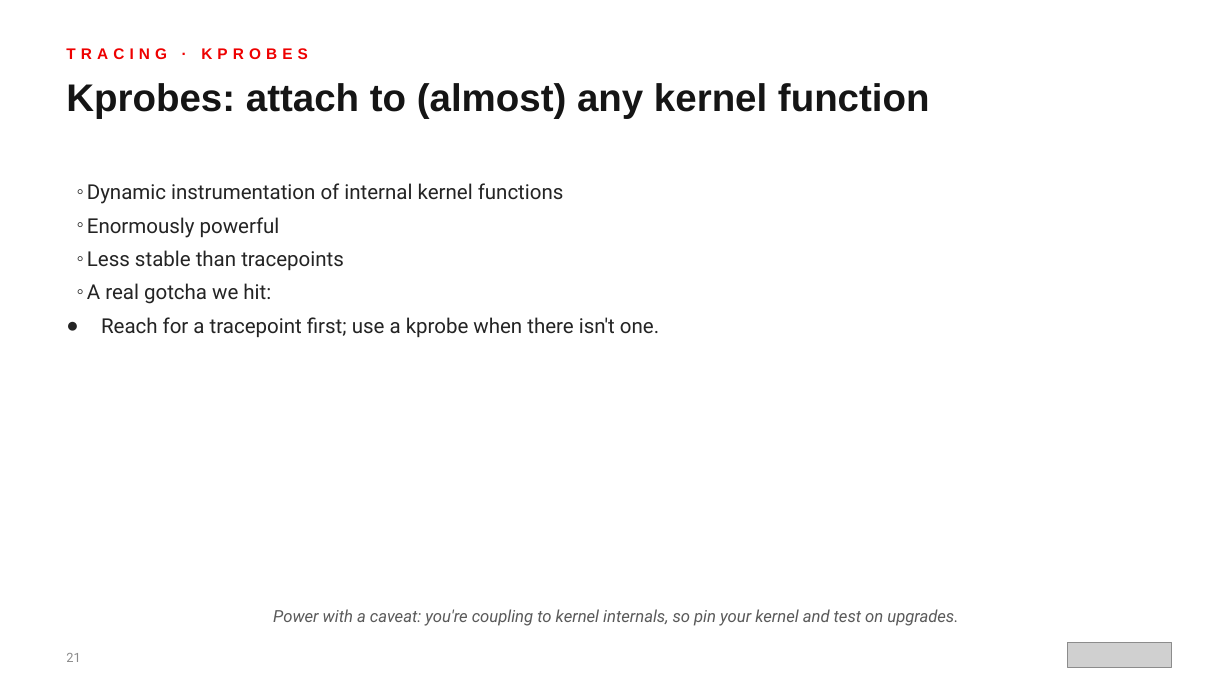
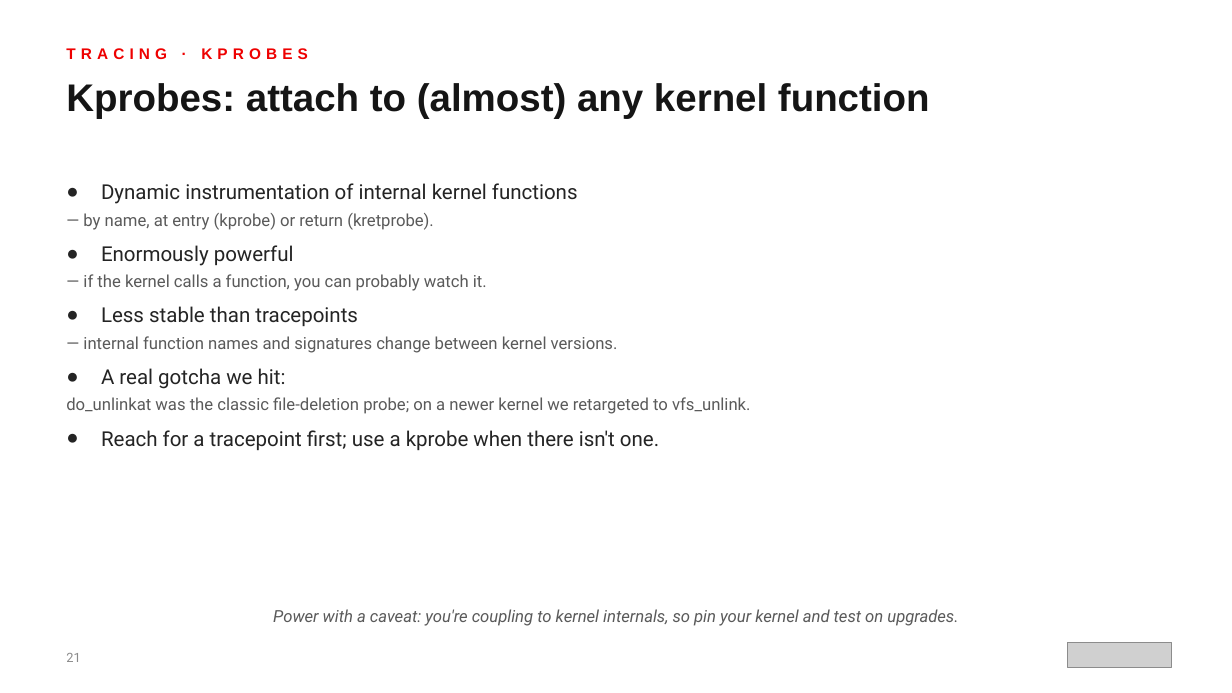
Before and after one commit to patterncatalyst/ebpf-with-aya, a slide deck: slide 21 of presentation/ebpf-aya-101-r01.0.pptx. Drawn at 1232x693 pixels with LibreOffice and Linux fonts; fonts in the diff are those of the drawing; grey boxes stand for pictures. Boxes give left, top, right and bottom in pixels: in the first picture for what was removed or moved away, otherwise in the second. Text is boxed around its words. In the diff, an @@ line names an element or a change of style, - is before the commit and + after.

```diff
--- a/presentation/ebpf-aya-101-r01.0.pptx
+++ b/presentation/ebpf-aya-101-r01.0.pptx
@@ text at bbox=[101, 183, 578, 389]: bullet ◦ to ●; list level 2 to 1 in "Dynamic instrumentation of internal kernel ..."; list level 2 to 1 in "Enormously powerful"; list level 2 to 1 in "Less stable than tracepoints"; list level 2 to 1 in "A real gotcha we hit:" @@
@@ text at bbox=[83, 213, 434, 230]: paragraph added @@
+  — by name, at entry (kprobe) or return (kretprobe).
@@ text at bbox=[83, 274, 487, 291]: paragraph added @@
+  — if the kernel calls a function, you can probably watch it.
@@ text at bbox=[83, 336, 618, 353]: paragraph added @@
+  — internal function names and signatures change between kernel versions.
@@ text at bbox=[66, 397, 751, 414]: paragraph added @@
+  do_unlinkat was the classic file-deletion probe; on a newer kernel we retargeted to vfs_unlink.
```
Also in this commit, not shown: 10 other slides changed, 25 other files.
